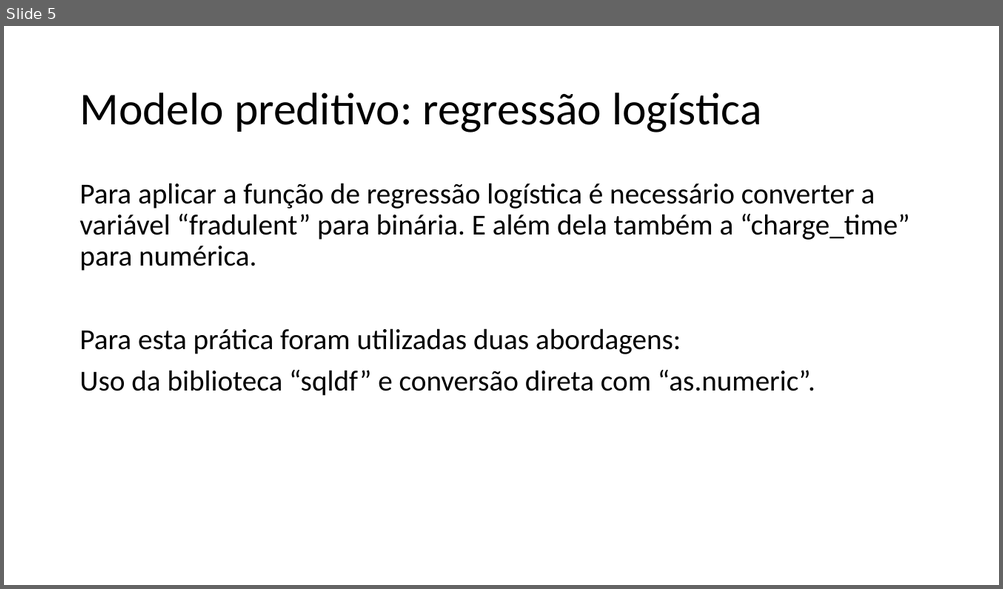
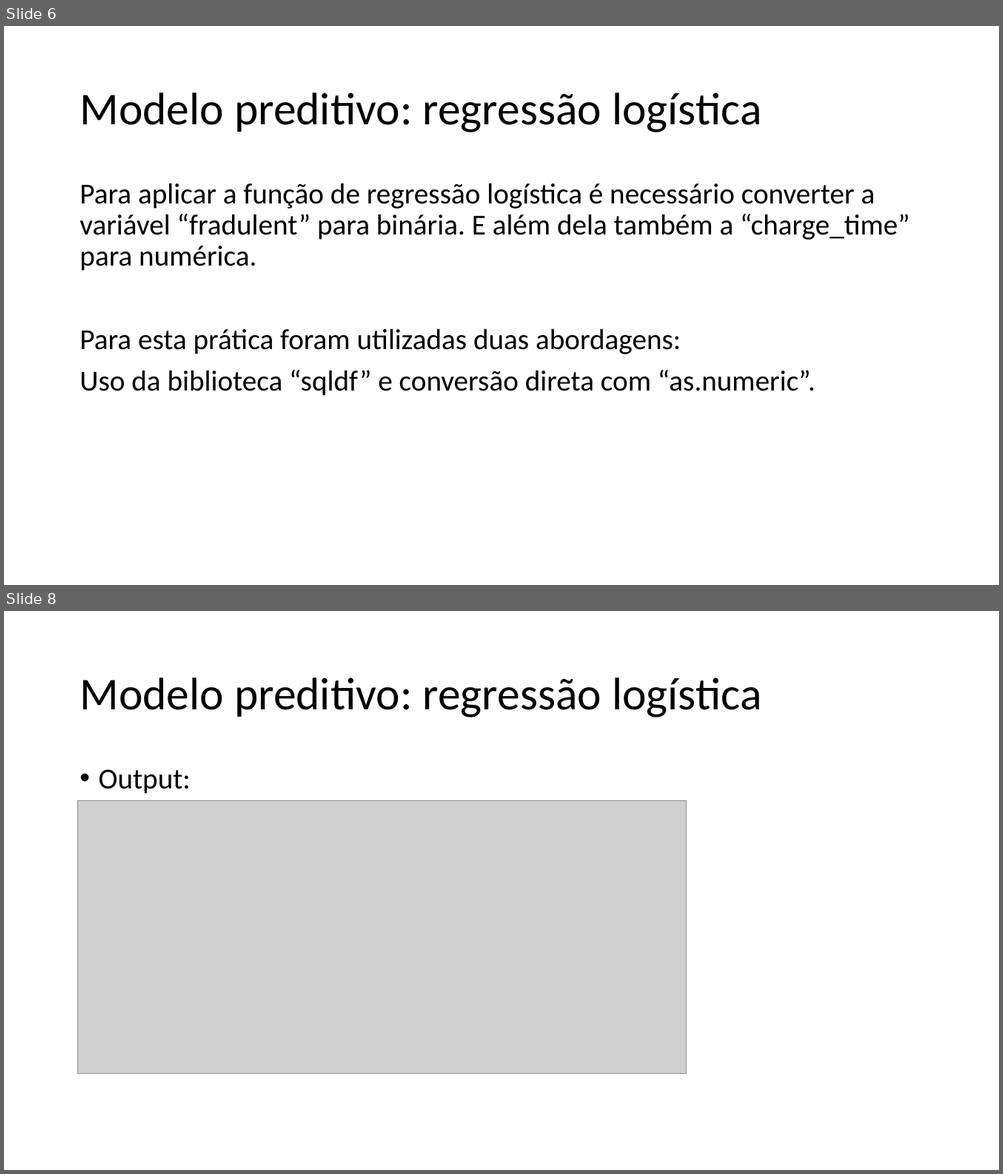
Before and after one commit to padovese/academic-projects, a slide deck: regressao/apresentacao.pptx. Shown one above the other, each under a label of ours: slide 5 before the commit, slides 6 and 8 after it; the slides between them are not shown. The pictures are 1003x589 and 1003x1174 pixels, drawn with LibreOffice and Linux fonts; fonts in the diff are those of the drawing; grey boxes stand for pictures. Boxes give left, top, right and bottom in pixels: in the first picture for what was removed or moved away, otherwise in the second. Text is boxed around its words. In the diff, an @@ line names an element or a change of style, - is before the commit and + after.

```diff
--- a/regressao/apresentacao.pptx
+++ b/regressao/apresentacao.pptx
@@ slide 8 added at [4, 611, 999, 1170], background #FFFFFF @@
@@ title added at [79, 678, 761, 718], 44 pt, text #000000 @@
+Modelo preditivo: regressão logística
@@ text added at [99, 769, 190, 794], 28 pt, text #000000 @@
+• Output:
@@ picture added at [78, 801, 687, 1074] @@
@@ what was slide 5 is now slide 6 @@
```
Also in this commit, not shown: 2 slides changed, 2 other slides added, 1 other file.
